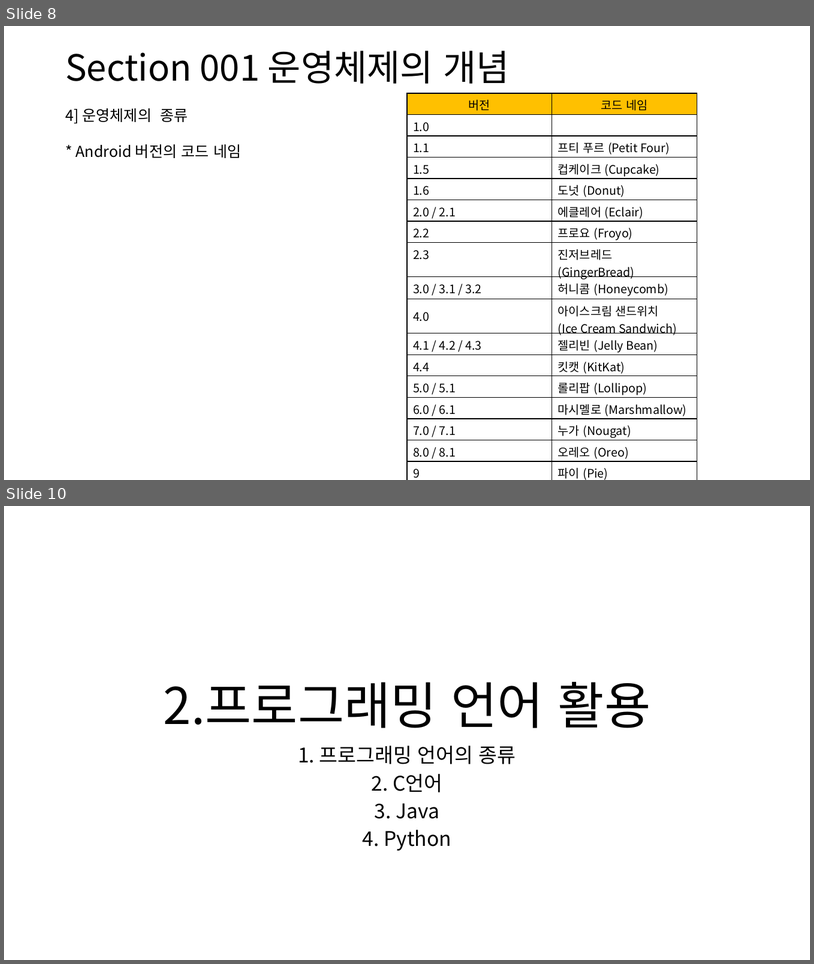
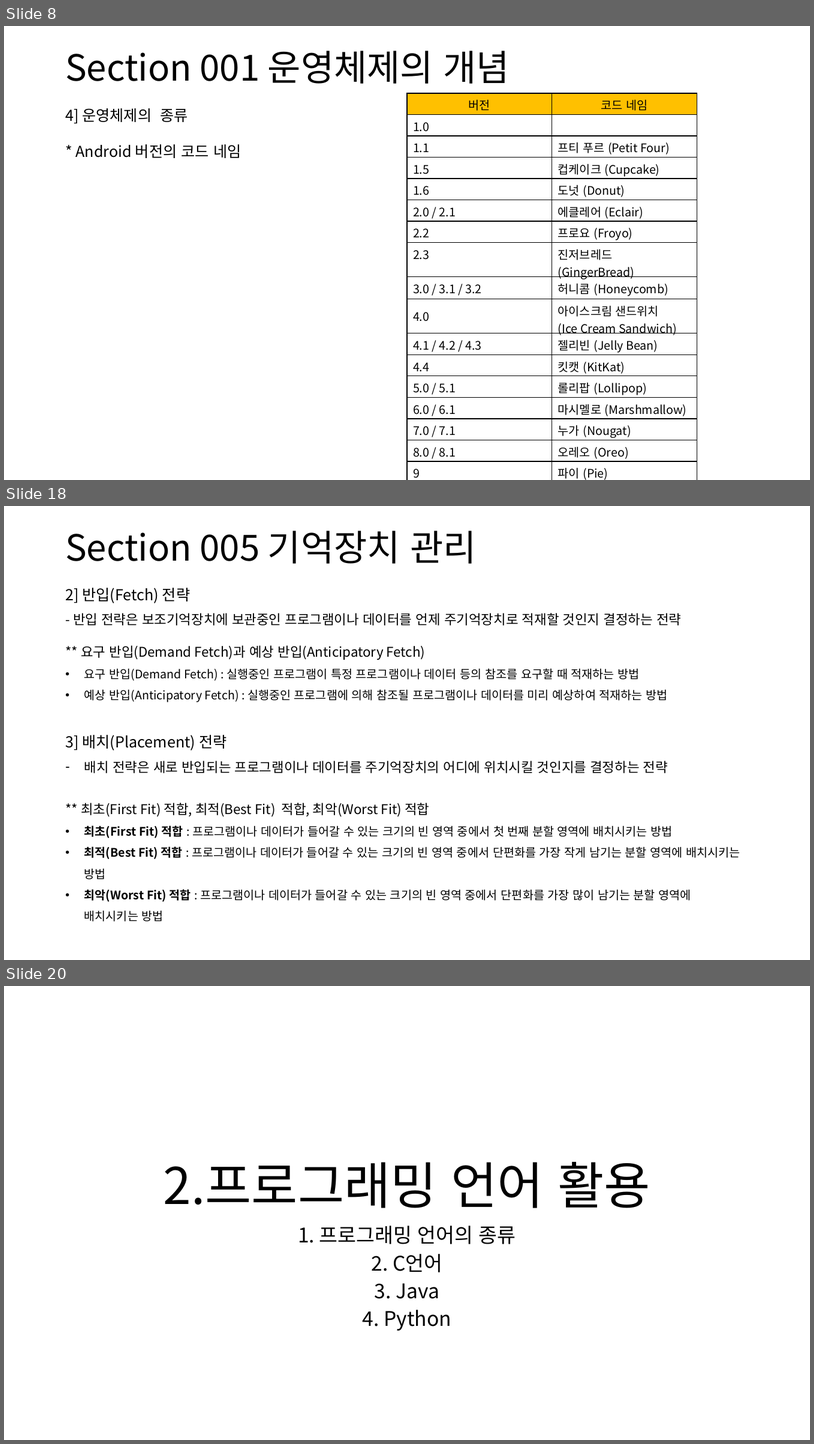
Before and after one commit to DreamSH-J/Certification, a slide deck: 실기 정리/정보처리 기능사 실기.pptx. Shown one above the other, each under a label of ours: slides 8 and 10 before the commit, slides 8, 18 and 20 after it; the slides between them are not shown. The pictures are 814x964 and 814x1444 pixels, drawn with LibreOffice and Linux fonts; fonts in the diff are those of the drawing. Boxes give left, top, right and bottom in pixels: in the first picture for what was removed or moved away, otherwise in the second. Text is boxed around its words. In the diff, an @@ line names an element or a change of style, - is before the commit and + after.

```diff
--- a/실기 정리/정보처리 기능사 실기.pptx
+++ b/실기 정리/정보처리 기능사 실기.pptx
@@ slide 18 added at [4,506,810,960], background #FFFFFF @@
@@ text added at [65,531,476,564], 42.9 pt, text #000000 @@
+Section 005 기억장치 관리
@@ text added at [65,588,740,921], 14 pt, text #000000 @@
+2] 반입(Fetch) 전략
+- 반입 전략은 보조기억장치에 보관중인 프로그램이나 데이터를 언제 주기억장치로 적재할 것인지 결정하는 전략
+** 요구 반입(Demand Fetch)과 예상 반입(Anticipatory Fetch)
+• 요구 반입(Demand Fetch) : 실행중인 프로그램이 특정 프로그램이나 데이터 등의 참조를 요구할 때 적재하는 방법
+• 예상 반입(Anticipatory Fetch) : 실행중인 프로그램에 의해 참조될 프로그램이나 데이터를 미리 예상하여 적재하는 방법
+3] 배치(Placement) 전략
+– 배치 전략은 새로 반입되는 프로그램이나 데이터를 주기억장치의 어디에 위치시킬 것인지를 결정하는 전략
+** 최초(First Fit) 적합, 최적(Best Fit) 적합, 최악(Worst Fit) 적합
+• 최초(First Fit) 적합 : 프로그램이나 데이터가 들어갈 수 있는 크기의 빈 영역 중에서 첫 번째 분할 영역에 배치시키는 방법
+• 최적(Best Fit) 적합 : 프로그램이나 데이터가 들어갈 수 있는 크기의 빈 영역 중에서 단편화를 가장 작게 남기는 분할 영역에 배치시키는 방법
+• 최악(Worst Fit) 적합 : 프로그램이나 데이터가 들어갈 수 있는 크기의 빈 영역 중에서 단편화를 가장 많이 남기는 분할 영역에 배치시키는 방법
@@ what was slide 10 is now slide 20 @@
```
Also in this commit, not shown: 2 slides changed, 9 other slides added.
